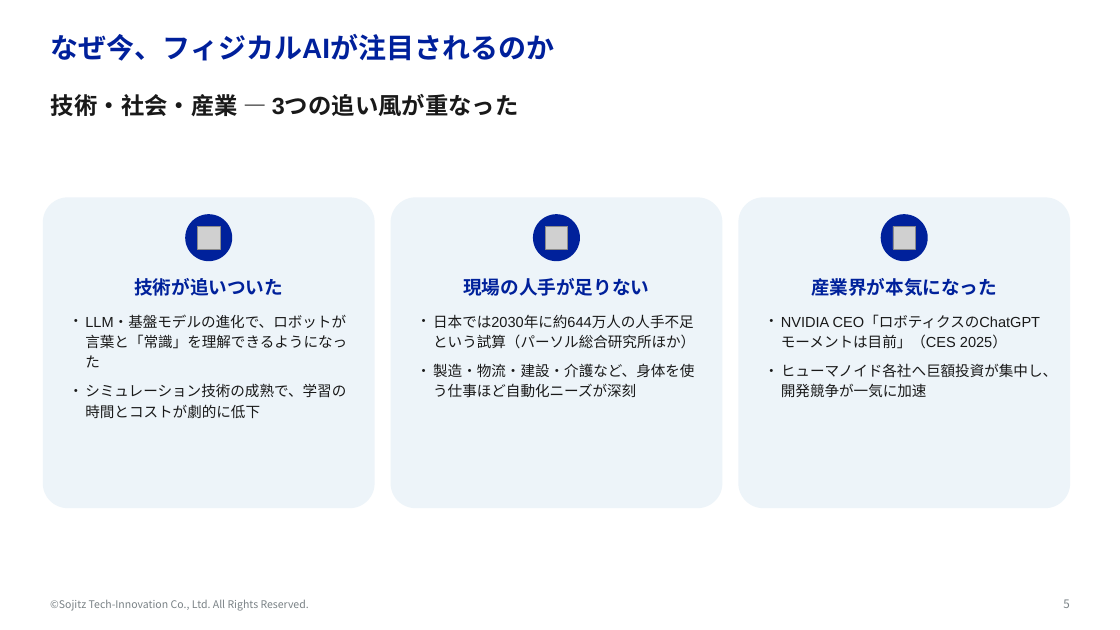
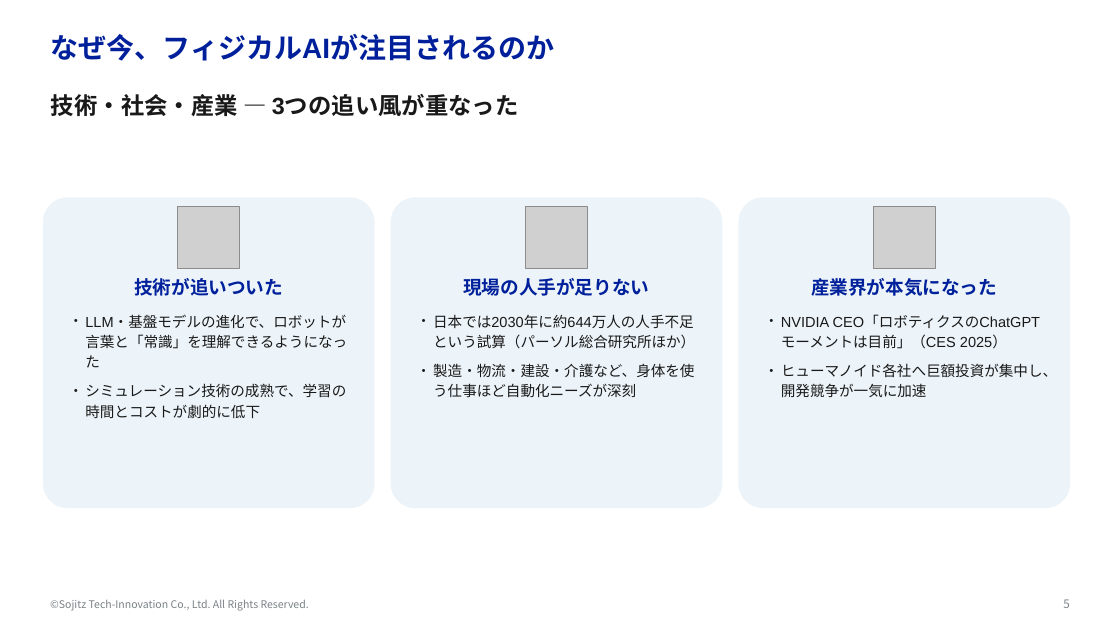
Before and after one commit to yktashiro2/aap, a slide deck: slide 5 of docs/フィジカルAI勉強会.pptx. Drawn at 1120x630 pixels with LibreOffice and Linux fonts; fonts in the diff are those of the drawing; grey boxes stand for pictures; background and template pictures are left out. Boxes give left, top, right and bottom in pixels: in the first picture for what was removed or moved away, otherwise in the second. Text is boxed around its words. In the diff, an @@ line names an element or a change of style, - is before the commit and + after.

```diff
--- a/docs/フィジカルAI勉強会.pptx
+++ b/docs/フィジカルAI勉強会.pptx
@@ picture added at (178, 207, 240, 269) @@
@@ picture added at (526, 207, 588, 269) @@
@@ picture added at (874, 207, 936, 269) @@
@@ ellipse removed at (186, 214, 233, 261) @@
@@ picture removed at (197, 227, 220, 250) @@
@@ ellipse removed at (533, 214, 580, 261) @@
@@ picture removed at (545, 227, 568, 250) @@
@@ ellipse removed at (881, 214, 928, 261) @@
@@ picture removed at (893, 227, 916, 250) @@
```
Also in this commit, not shown: 14 other slides changed.
